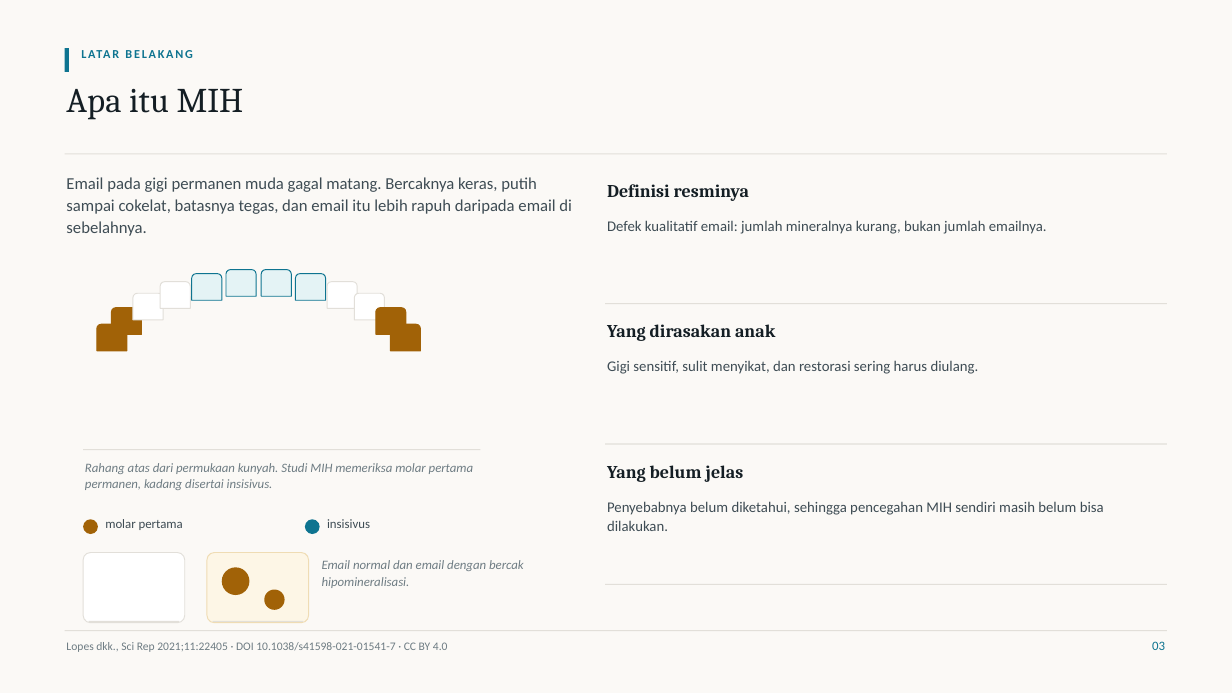
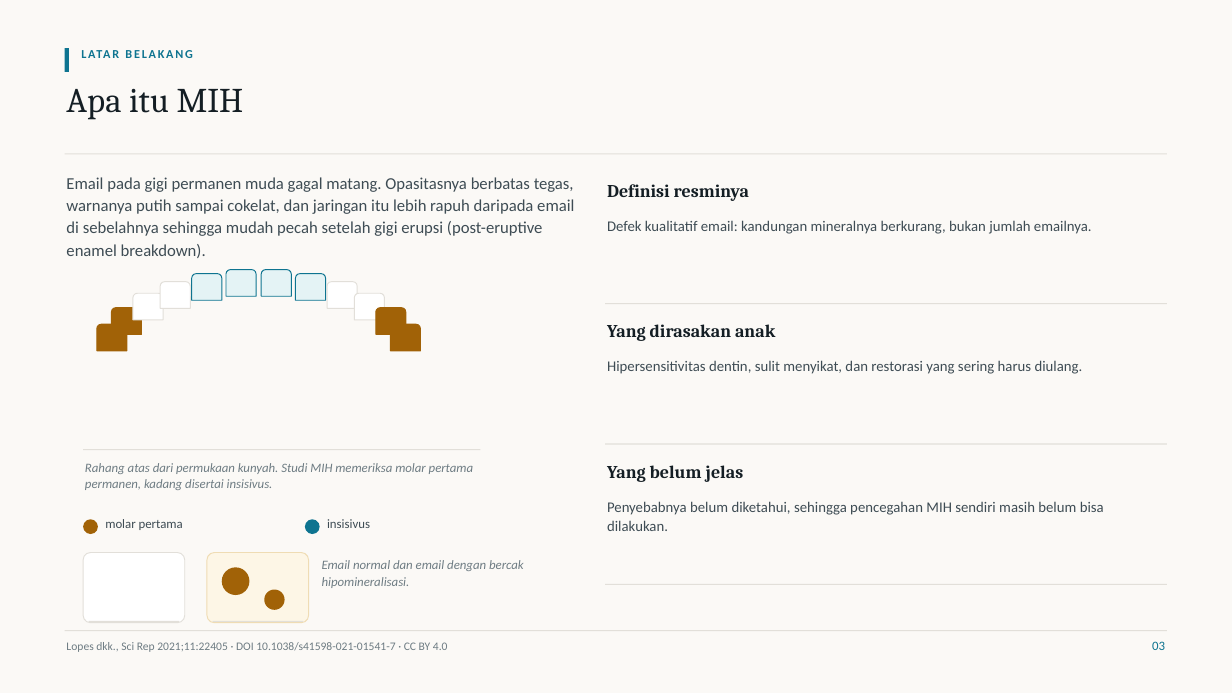
Before and after one commit to maskchanel14-source/agents, a slide deck: slide 3 of research/pediatric-dentistry-2021-2026/deck-mih-lopes-2021/Presentasi-Jurnal-MIH-Lopes-2021.pptx. Drawn at 1232x693 pixels with LibreOffice and Linux fonts; fonts in the diff are those of the drawing. Boxes give left, top, right and bottom in pixels: in the first picture for what was removed or moved away, otherwise in the second. Text is boxed around its words. In the diff, an @@ line names an element or a change of style, - is before the commit and + after.

```diff
--- a/research/pediatric-dentistry-2021-2026/deck-mih-lopes-2021/Presentasi-Jurnal-MIH-Lopes-2021.pptx
+++ b/research/pediatric-dentistry-2021-2026/deck-mih-lopes-2021/Presentasi-Jurnal-MIH-Lopes-2021.pptx
@@ text at (66, 177, 574, 258): text changed @@
-Email pada gigi permanen muda gagal matang. Bercaknya keras, putih sampai cokelat, batasnya tegas, dan email itu lebih rapuh daripada email di sebelahnya.
+Email pada gigi permanen muda gagal matang. Opasitasnya berbatas tegas, warnanya putih sampai cokelat, dan jaringan itu lebih rapuh daripada email di sebelahnya sehingga mudah pecah setelah gigi erupsi (post-eruptive enamel breakdown).
@@ text at (607, 220, 1092, 234): text changed @@
-Defek kualitatif email: jumlah mineralnya kurang, bukan jumlah emailnya.
+Defek kualitatif email: kandungan mineralnya berkurang, bukan jumlah emailnya.
@@ text at (607, 360, 1083, 374): text changed @@
-Gigi sensitif, sulit menyikat, dan restorasi sering harus diulang.
+Hipersensitivitas dentin, sulit menyikat, dan restorasi yang sering harus diulang.
```
Also in this commit, not shown: 4 other slides changed, 26 other files.
